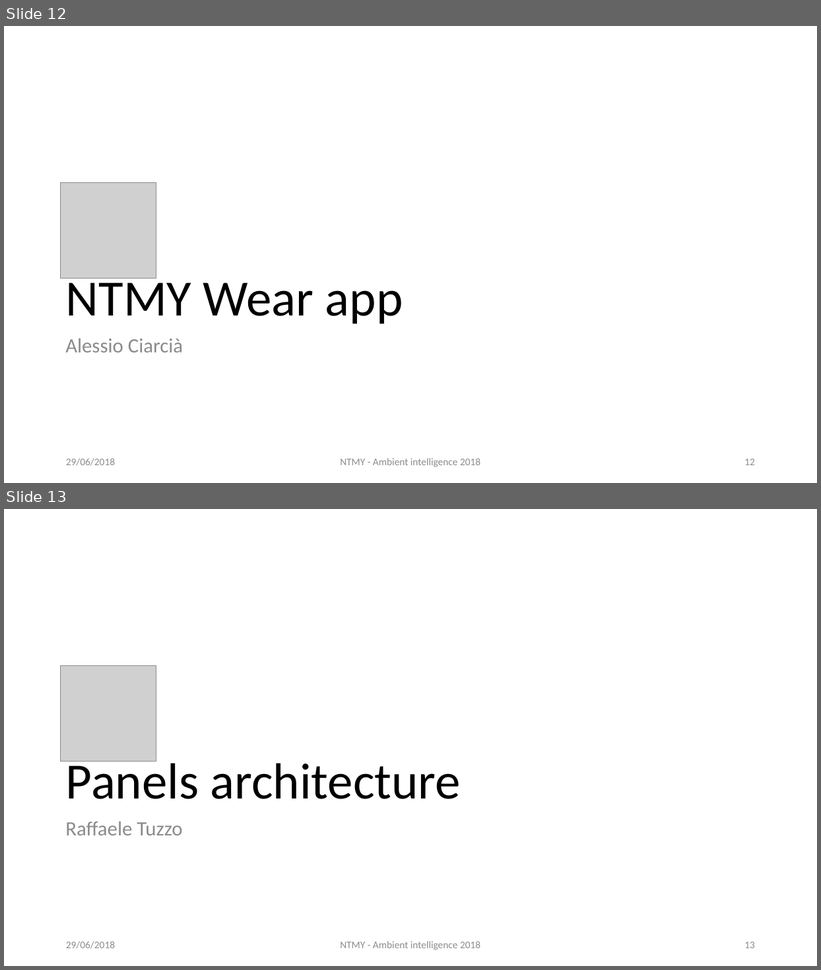
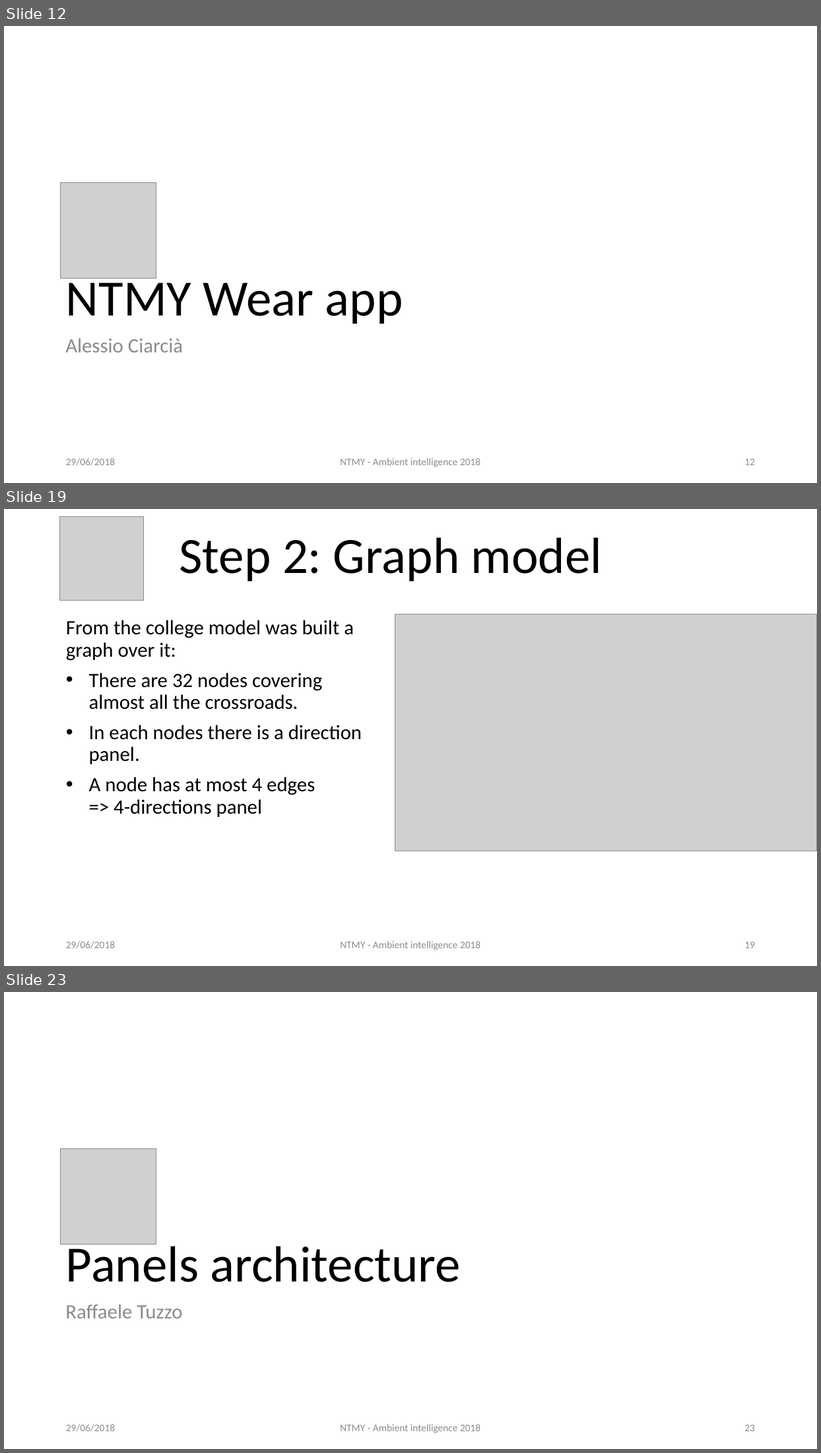
Before and after one commit to AmI-2018/NTMY-code, a slide deck: NTMY.pptx. Shown one above the other, each under a label of ours: slides 12 and 13 before the commit, slides 12, 19 and 23 after it; the slides between them are not shown. The pictures are 821x970 and 821x1453 pixels, drawn with LibreOffice and Linux fonts; fonts in the diff are those of the drawing; grey boxes stand for pictures. Boxes give left, top, right and bottom in pixels: in the first picture for what was removed or moved away, otherwise in the second. Text is boxed around its words. In the diff, an @@ line names an element or a change of style, - is before the commit and + after.

```diff
--- a/NTMY.pptx
+++ b/NTMY.pptx
@@ slide 19 added at (4, 509, 817, 966), background #FFFFFF @@
@@ picture added at (60, 517, 145, 601) @@
@@ title added at (180, 537, 602, 582), 60 pt, text #000000 @@
+Step 2: Graph model
@@ text added at (66, 620, 362, 817), 24 pt, text #000000 @@
+From the college model was built a graph over it:
+• There are 32 nodes covering almost all the crossroads.
+• In each nodes there is a direction panel.
+• A node has at most 4 edges
+  => 4-directions panel
@@ picture added at (395, 615, 817, 852) @@
@@ text added at (66, 941, 115, 949), 12 pt, text #8C8C8C @@
+29/06/2018
@@ text added at (340, 941, 481, 951), 12 pt, text #8C8C8C @@
+NTMY - Ambient intelligence 2018
@@ page number added at (745, 942, 755, 949), 12 pt, text #8C8C8C @@
+19
@@ what was slide 13 is now slide 23 @@
@@ page number at (745, 1425, 755, 1432): text changed @@
-13
+23
```
Also in this commit, not shown: 9 other slides added, 1 other file.
